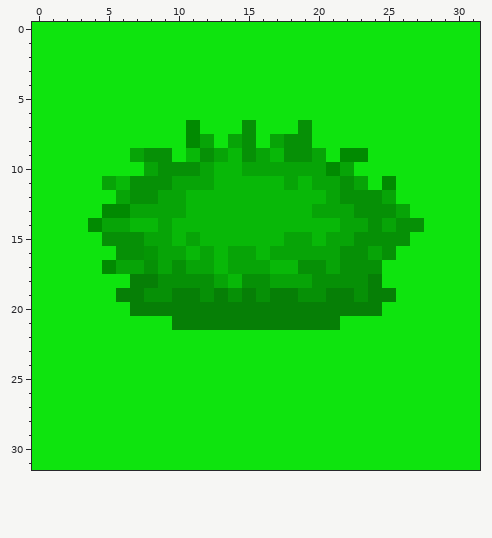
File history of a pixel-art sprite, APS/res/tiles/grass4.png. This is how it looked before the edit.
The file is 32x32 pixels.
The result:
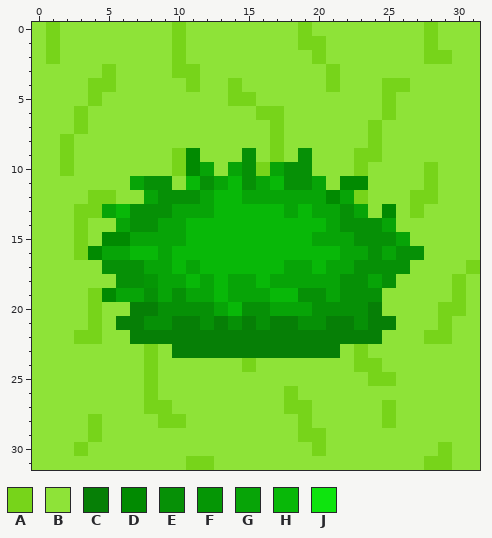
Palette (. is transparent): A #77d41a  B #8ee338  C #067f06  D #018a01  E #069006  F #059605  G #07a407  H #08b808  J #0ee40e
From old to new:
Changed rows in their new state; - is an unchanged pixel.
first column x 0:
 0 BABBBBBBBBABBBBBBBBABBBBBBBBABBB
 1 BABBBBBBBBABBBBBBBBAABBBBBBBABBB
 2 BABBBBBBBBABBBBBBBBBABBBBBBBAABB
 3 BBBBBABBBBAABBBBBBBBBABBBBBBBBBB
 4 BBBBAABBBBBABBABBBBBBABBBAABBBBB
 5 BBBBABBBBBBBBBAABBBBBBBBBABBBBBB
 6 BBBABBBBBBBBBBBBAABBBBBBBABBBBBB
 7 BBBABBBBBBBBBBBBBABBBBBBABBBBBBB
 8 BBABBBBBBBBBBBBBBABBBBBBABBBBBBB
 9 BBABBBBBBBADBBB-BAB-BBBAABBBBBBB
10 BBABBBBBBBAD-BGEA-EEBBBABBBBABBB
11 BBBBBBBG--BHEG-EG-EE-BDDBBBBABBB
12 BBBBAABBGEEEG--GGGGGGDGABBBAABBB
13 BBBAAGHEEE-GG-----G---EGBDBABBBB
14 BBBABB-EE-G----------GEE--BBBBBB
15 BBBABDDG--GH------HHG-----GBBBBB
16 BBBADGGHH-H-H-HH-HHHHHGGEGEEBBBB
17 BBBBBEEEG-H-H-HHH-GGH-G--EEBBBBA
18 BBBBBBEEFGGHGHGGH---GG--GEBBBBAB
19 BBBBADGG-GEGGHGGGHH--GE-EBBBBBAB
20 BBBBABB--EEEEGHEEGGGEEEE-BBBBAAB
21 BBBBABCCEE--E-E-E--EE-CECCBBBABB
22 BBBAABBCCCCCCCCCCCCCCCCCCBBBAABB
23 BBBBBBBBABCCCCCCCCCCCCBABBBBBBBB
24 BBBBBBBBABBBBBBABBBBBBBAABBBBBBB
25 BBBBBBBBABBBBBBBBBBBBBBBAABBBBBB
26 BBBBBBBBABBBBBBBBBABBBBBBBBBBBBB
27 BBBBBBBBAABBBBBBBBAABBBBBABBBBBB
28 BBBBABBBBAABBBBBBBBABBBBBABBBBBB
29 BBBBABBBBBBBBBBBBBBAABBBBBBBBBBB
30 BBBABBBBBBBBBBBBBBBBABBBBBBBBABB
31 BBBBBBBBBBBAABBBBBBBBBBBBBBBAABB
Boxes around the changes in both pictures, in picture pixels (x1, y1, x2, y2):
changed: (32, 22, 480, 470)
